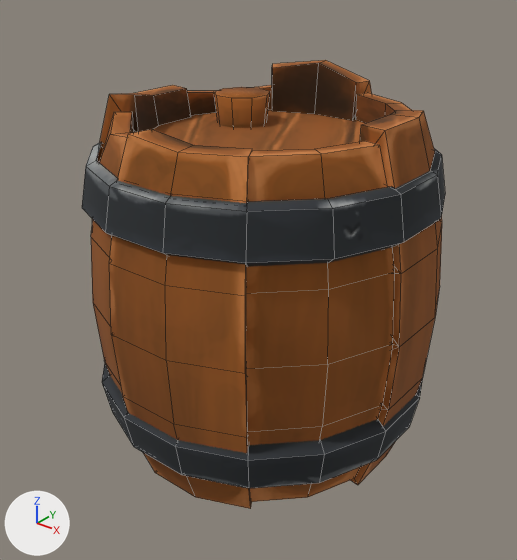
One commit to the Blender file Dirty/Models/Props.blend: the scene before it, then after it.
Rendered twice from a 50 mm camera at (1.66, -2.1, 1.29) aimed at (0.04, -0.09, 0.04). The axes (+X, +Y, +Z) are drawn at lower left. The lights are the same throughout. Mesh edges are drawn as thin lines.

The first picture shows 'Barel'.
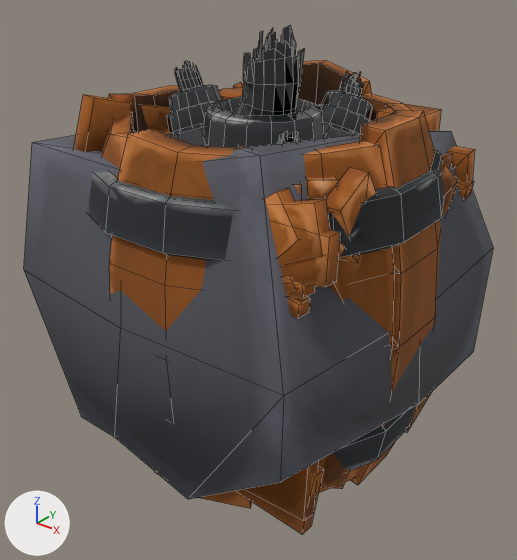
Where the change shows, as pixel boxes [x1, y1, x2, y2] in the pictures (517 x 560 px):
'Stone', shown: after [24, 131, 493, 499]
'Grape', shown: after [74, 61, 474, 534]
'Bomb', shown: after [204, 26, 325, 148]
'Crate', shown (brown): after [239, 146, 475, 522]
'CratePeace.001', shown (brown): after [265, 188, 299, 293]
'Barel', unchanged, covered by the edit: before [82, 60, 445, 509]; after [89, 60, 444, 509]

Edits to the bpy script that builds the scene:
```text
Change ob_bomb:
    remove ob_bomb.hide_set(True)
Change ob_crate:
    remove ob_crate.hide_set(True)
Change ob_grape:
    remove ob_grape.hide_set(True)
Change ob_stone:
    remove ob_stone.hide_set(True)
Change ob_cratepeace_001:
    remove ob_cratepeace_001.hide_set(True)
```
